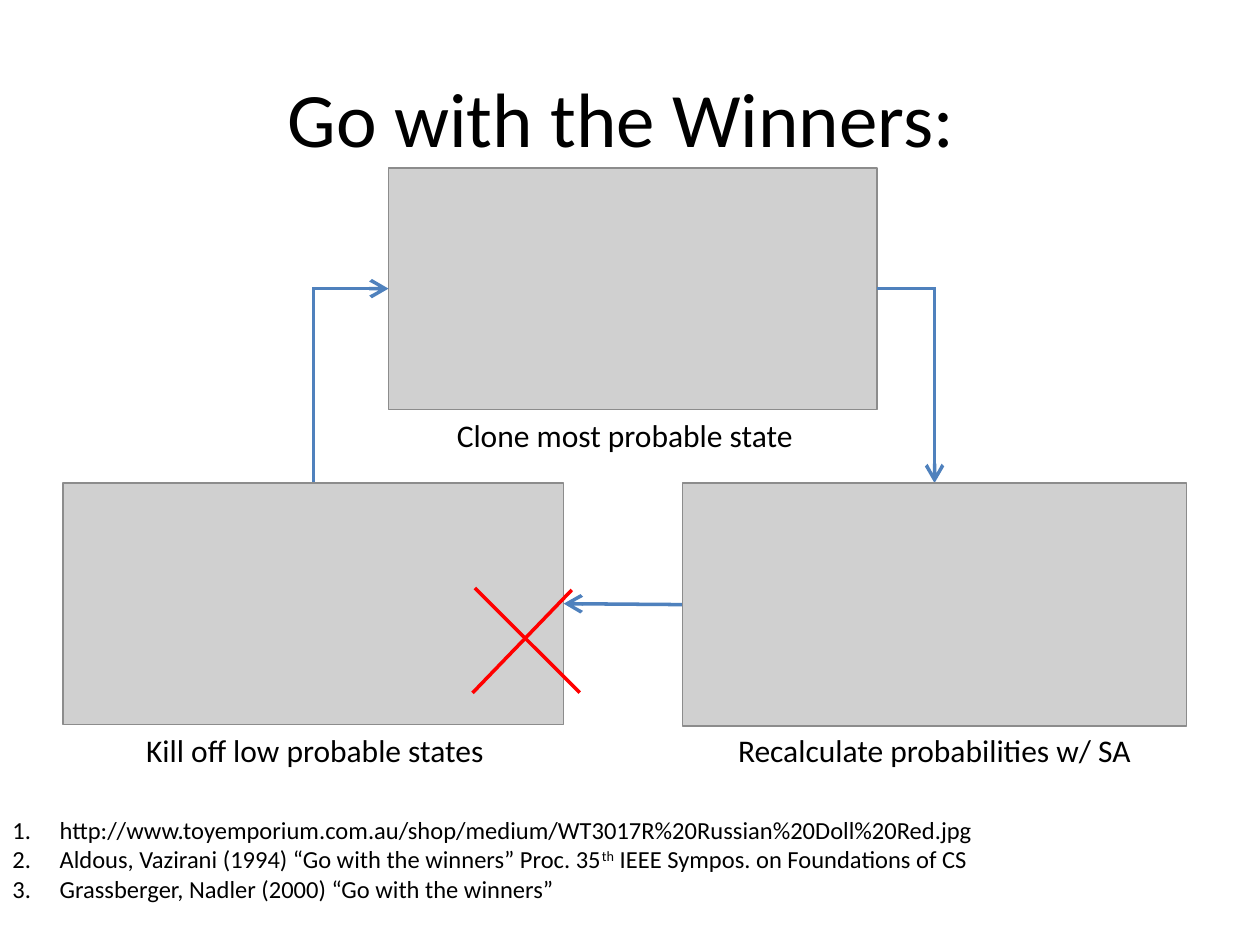
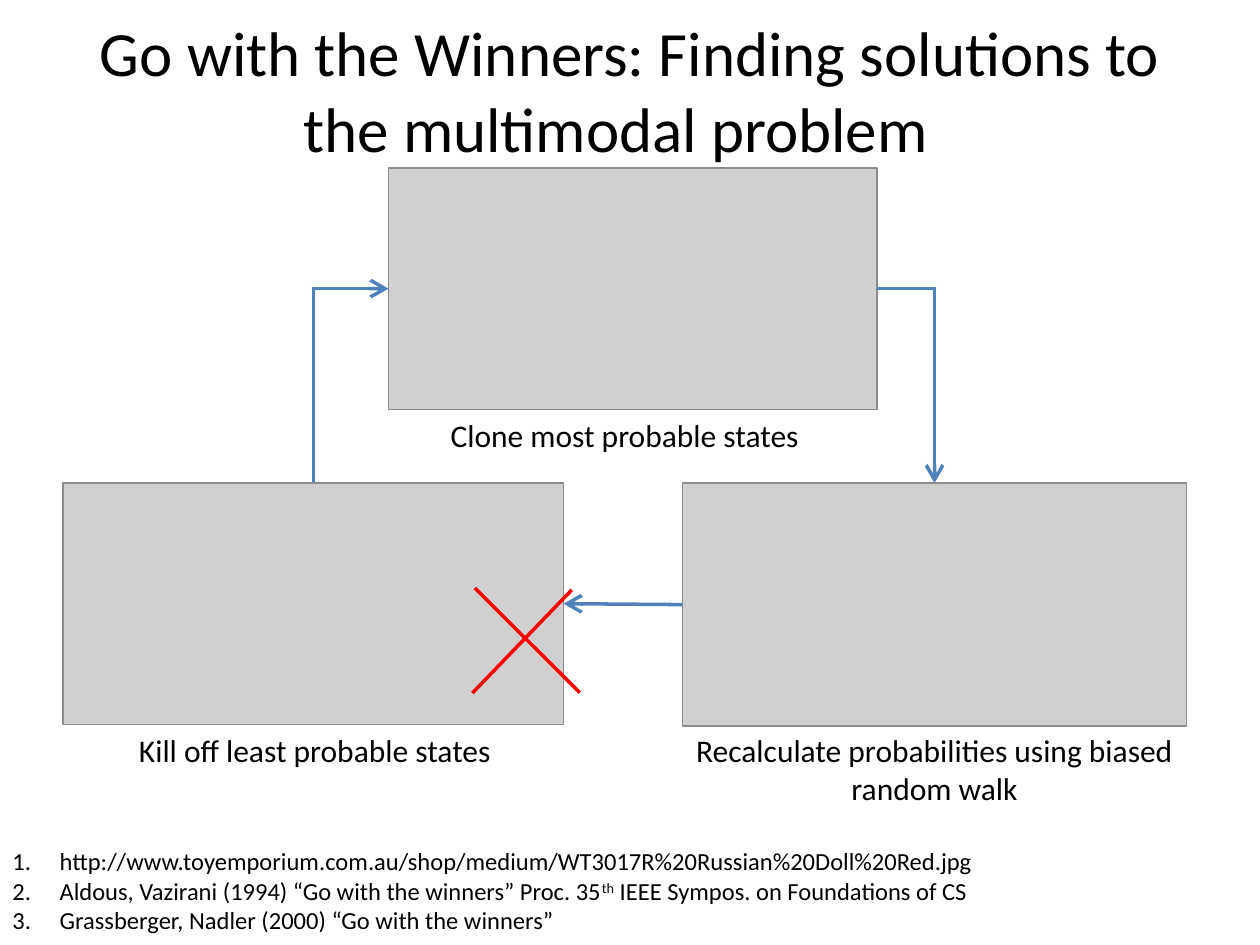
Before and after one commit to zestrada/atomicscalesimulationgroup2, a slide deck: slide 1 of Presentation/GoWithTheWinners.ppt. Drawn at 1260x945 pixels with LibreOffice and Linux fonts; fonts in the diff are those of the drawing; grey boxes stand for pictures. Boxes give left, top, right and bottom in pixels: in the first picture for what was removed or moved away, otherwise in the second. Text is boxed around its words. In the diff, an @@ line names an element or a change of style, - is before the commit and + after.

Commit message:
Checking in modified Go with teh Winners

```diff
--- a/Presentation/GoWithTheWinners.ppt
+++ b/Presentation/GoWithTheWinners.ppt
@@ title at [100,32,1159,162]: text changed; size 44 to 36 pt @@
-Go with the Winners:
+Go with the Winners: Finding solutions to the multimodal problem
@@ text at [451,425,798,452]: text changed @@
-Clone most probable state
+Clone most probable states
@@ text at [139,740,490,767]: text changed @@
-Kill off low probable states
+Kill off least probable states
@@ text at [696,740,1172,801]: text changed @@
-Recalculate probabilities w/ SA
+Recalculate probabilities using biased random walk
@@ text "http://www.toyemporium.com.au/shop/medium/WT3017R%20Russian% ...": place and size @@
-text "http://www.toyemporium.com.au/shop/medium/WT3017R%20Russian% ..." at [60,822,972,903]
+text "http://www.toyemporium.com.au/shop/medium/WT3017R%20Russian% ..." at [60,853,972,934]
```
